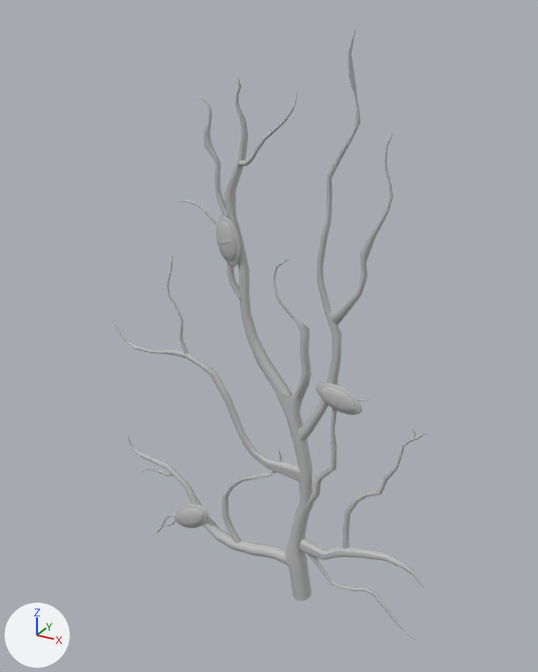
Two versions of the FBX model Assets/Assets/Models/sm_bvine_s.fbx, one commit apart.
Before and after are seen from a camera (50 mm lens) standing at (-4.28, -3.1, 2.45) and looking at (-5.44, -0.99, 1.4). Arrows for +X, +Y and +Z are at lower left; the lights stay in place. Where no turn or scale is listed for an object, it has been applied to the vertices.

In view in the first picture: 'Veins'.
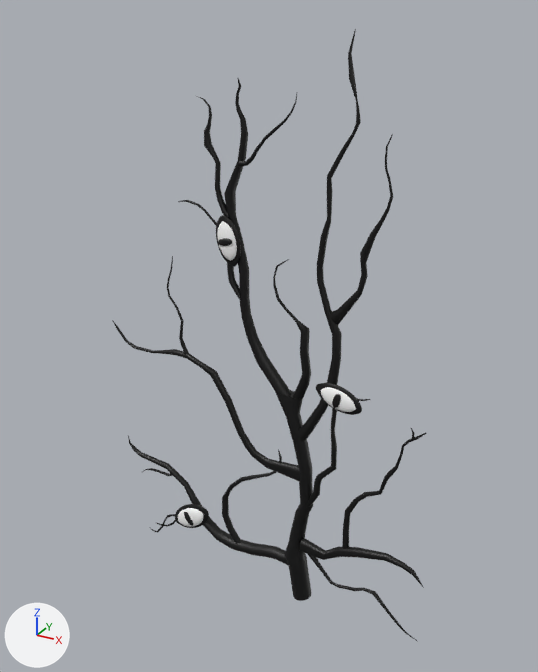
The newer file is also turned or shifted as a whole; pictures and numbers use the older file's frame.

What differs and where, as boxes [x1, y1, x2, y2] in the pictures (538 x 672 px; the box of a moved part takes in the faces that stretch with it):
part 1 of me_mesh, moved or reshaped
    both: [316, 360, 425, 442]
part 2 of me_mesh, moved or reshaped
    both: [175, 484, 218, 537]
part 3 of me_mesh, moved or reshaped
    before: [217, 200, 242, 316]
    after: [218, 215, 242, 316]
part 4 of me_mesh, recoloured (grey to black)
    both: [112, 29, 426, 641]
part 5 of me_mesh, recoloured (grey to white)
    both: [178, 221, 354, 525]

The change in detail:
Material 'White' (mat_white) is new.
Its base color is (1.0, 1.0, 1.0) (white #ffffff).
Material 'Black' (mat_black) is new.
Its base color is (0.0, 0.0, 0.0) (black #000000).
me_mesh has 8480 vertices, 9020 faces and spans x -0.68..0.68, y -0.05..0.04, z -1.04..1.04.
me_mesh is used by ob_veins; location (-5.465, -1.02, 1.36).
me_mesh part 1: 186 vertices moved within x 0.26..0.6, y -0.05..-0.02, z -0.19..-0.07; 177 vertices removed from x 0.31..0.6, y -0.04..-0.02, z -0.19..-0.08; 177 vertices added at x 0.31..0.58, y -0.05..-0.02, z -0.19..-0.08.
me_mesh part 2: 116 vertices moved within x -0.39..-0.26, y -0.03..0.01, z -0.89..-0.78; 169 vertices removed from x -0.35..-0.3, y -0.03..-0.01, z -0.87..-0.81; 169 vertices added at x -0.35..-0.3, y -0.04..-0.02, z -0.87..-0.81.
me_mesh part 3: 136 vertices moved within x -0.14..-0.07, y -0.04..0.0, z 0.16..0.46; 118 vertices removed from x -0.14..-0.08, y -0.03..-0.02, z 0.36..0.39; 118 vertices added at x -0.14..-0.08, y -0.04..-0.03, z 0.36..0.39.
me_mesh part 4: 6028 faces spanning x -0.68..0.68, y -0.05..0.04, z -1.04..1.04 switch from mat_lambert1 (grey #bcbcbc) to mat_black (black #000000).
me_mesh part 5: 522 faces spanning x -0.38..0.39, y -0.05..0.0, z -0.89..0.44 switch from mat_lambert1 (grey #bcbcbc) to mat_white (white #ffffff).
